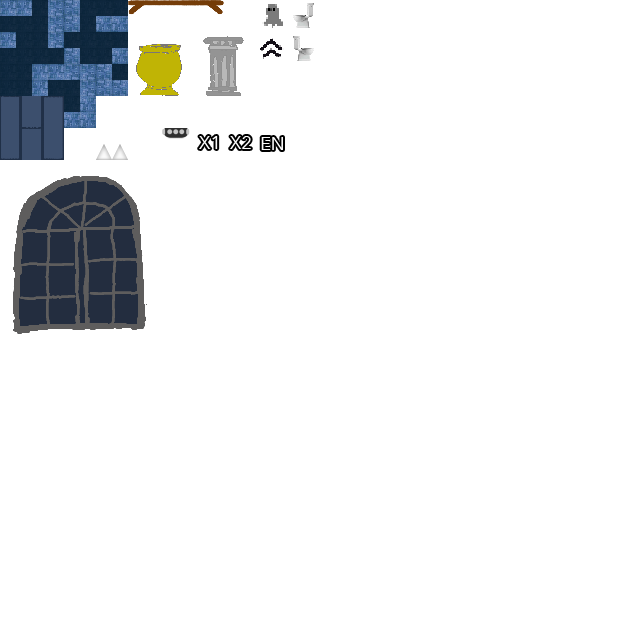
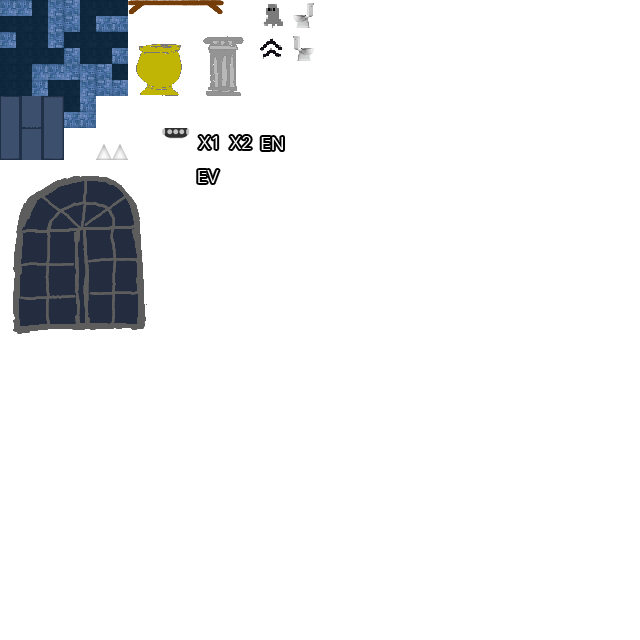
The second 640×640 image is a revision of the first. Changes to its layers:
added layer "Ev" in group "Group 2" over left=198, top=170, right=219, bottom=183
